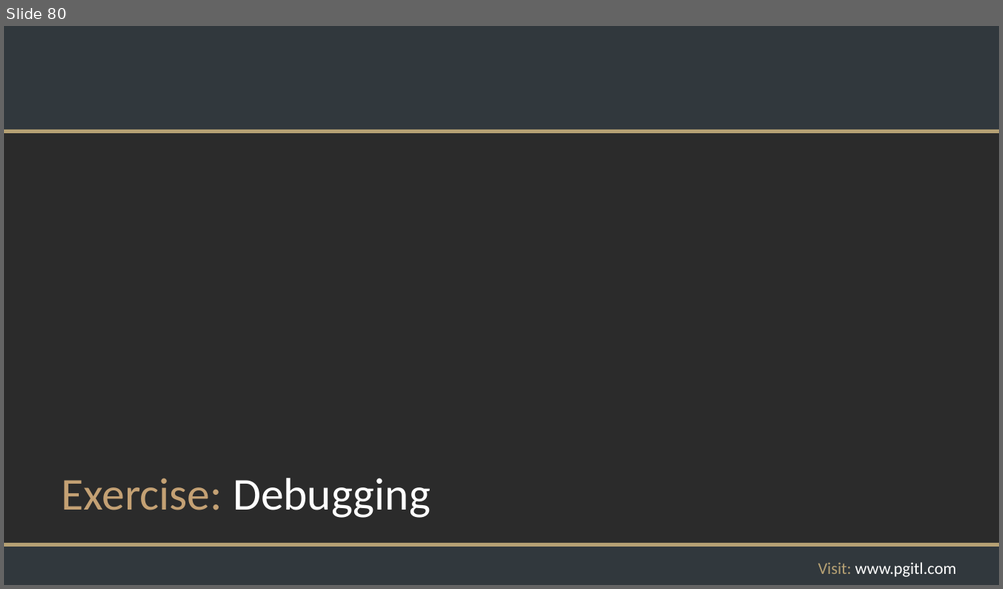
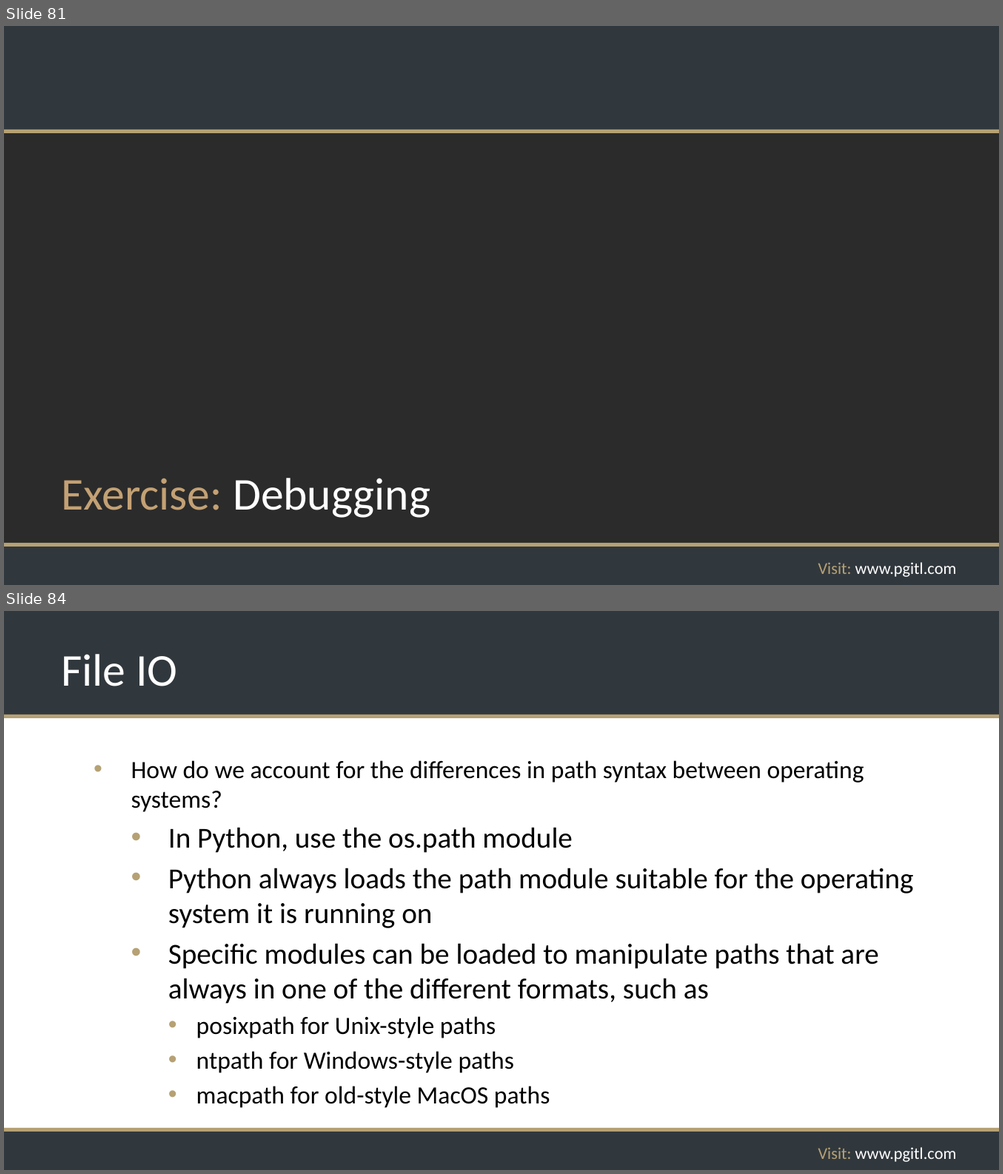
Before and after one commit to rikkouri/project-a, a slide deck: Programming Foundations.pptx. Shown one above the other, each under a label of ours: slide 80 before the commit, slides 81 and 84 after it; the slides between them are not shown. The pictures are 1003x589 and 1003x1174 pixels, drawn with LibreOffice and Linux fonts; fonts in the diff are those of the drawing; background and template pictures are left out; a plain dark background stands for a picture behind light text. Boxes give left, top, right and bottom in pixels: in the first picture for what was removed or moved away, otherwise in the second. Text is boxed around its words. In the diff, an @@ line names an element or a change of style, - is before the commit and + after.

Commit message:
File IO Paths and File Operations slides

```diff
--- a/Programming Foundations.pptx
+++ b/Programming Foundations.pptx
@@ slide 84 added at <box>4,611,999,1170</box>, background #FFFFFF; not listed: 5 template elements that a slide beside it also shows @@
@@ title added at <box>61,654,177,686</box>, 44 pt, text #FFFFFF @@
+File IO
@@ text added at <box>131,760,913,1108</box>, 28 pt, text #000000 @@
+    • How do we account for the differences in path syntax between operating systems?
+  • In Python, use the os.path module
+  • Python always loads the path module suitable for the operating system it is running on
+  • Specific modules can be loaded to manipulate paths that are always in one of the different formats, such as
+    • posixpath for Unix-style paths
+    • ntpath for Windows-style paths
+    • macpath for old-style MacOS paths
@@ what was slide 80 is now slide 81 @@
```
Also in this commit, not shown: 10 other slides added.
